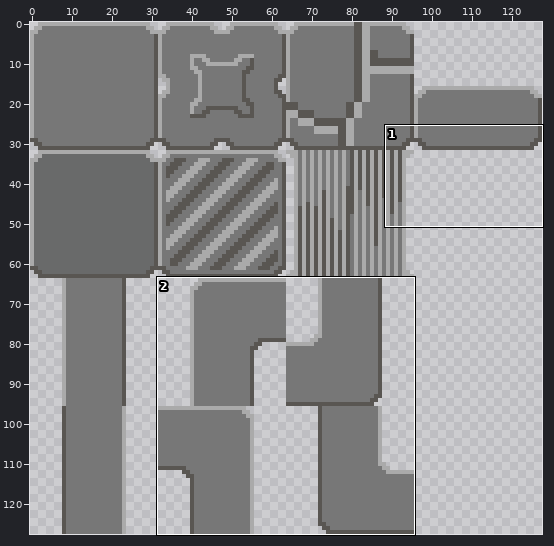
One commit to this sprite sheet: assets/sprites/tileset.png. Above: a wide view before the commit, with the close-up outlined.
Close-up. Before the edit:
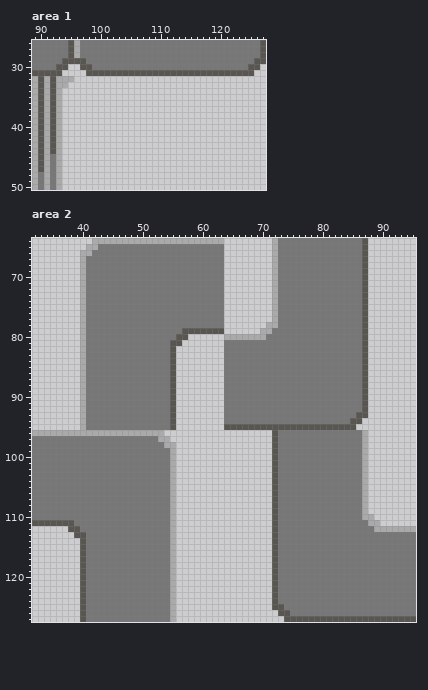
The file is 128x128 pixels. Shown: area 1: x 89..127, y 26..50; area 2: x 32..95, y 64..127.
And afterwards:
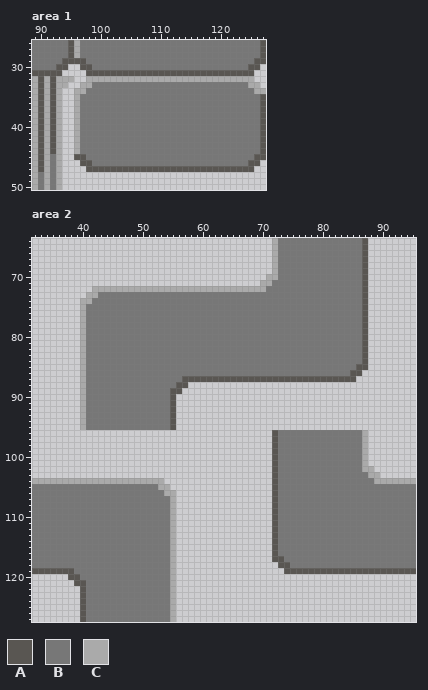
Palette (. is transparent): A #595652  B #777777  C #aaaaaa
What changed:
Area 1:
Colour A is added in rows 35 to 44 at x 127; in row 45 at x 96 to 97 and 126 to 127; in row 46 at x 97 to 98 and 125 to 126; in row 47 at x 98 to 125.
Colour B is added in row 33 at x 99 to 124; in row 34 at x 98 to 125; in rows 35 to 44 at x 97 to 126; in row 45 at x 98 to 125; in row 46 at x 99 to 124.
Colour C is added in row 32 at x 98 to 125; in row 33 at x 97 to 98 and 125 to 126; in row 34 at x 96 to 97 and 126 to 127; in rows 35 to 44 at x 96.
Area 2:
Colour A is added in row 87 at x 57 to 63; in row 88 at x 56 to 57; in row 89 at x 56; in row 119 at x 32 to 38; in row 120 at x 38 to 39; in row 121 at x 39.
Colour A replaces colour B in row 85 at x 86; in row 86 at x 85 to 86; in row 87 at x 64 to 85; in row 117 at x 73; in row 118 at x 73 to 74; in row 119 at x 74 to 95.
Colour B is added in row 72 at x 71; in rows 73 to 77 at x 64 to 71; in row 78 at x 64 to 70; in row 79 at x 64 to 69; in row 80 at x 58 to 63; in row 81 at x 57 to 63.
Colour B is added in rows 82 to 86 at x 56 to 63; in row 87 at x 56; in row 104 at x 88; in rows 105 to 109 at x 88 to 95; in row 110 at x 89 to 95; in row 111 at x 90 to 95.
Colour B is added in row 112 at x 32 to 37; in row 113 at x 32 to 38; in rows 114 to 118 at x 32 to 39; in row 119 at x 39.
Colour B replaces colour A in row 79 at x 57 to 63; in row 80 at x 56 to 57; in row 81 at x 55 to 56; in rows 82 to 88 at x 55; in row 111 at x 32 to 38; in row 112 at x 38 to 39.
Colour B replaces colour A in row 113 at x 39 to 40; in rows 114 to 120 at x 40.
Colour B replaces colour C in rows 71 to 77 at x 72; in row 78 at x 71 to 72; in row 79 at x 70 to 71; in row 80 at x 64 to 70; in rows 103 to 109 at x 87; in row 110 at x 87 to 88.
Colour B replaces colour C in row 111 at x 88 to 89; in row 112 at x 89 to 95.
Colour C is added in row 70 at x 71; in row 71 at x 70 to 71; in row 72 at x 64 to 70; in row 102 at x 88; in row 103 at x 88 to 89; in row 104 at x 89 to 95.
Colour C replaces colour B in row 72 at x 42 to 63; in row 73 at x 41 to 42; in row 74 at x 41; in row 104 at x 32 to 53; in row 105 at x 53 to 54; in row 106 at x 54.
Colour A is removed in rows 86 to 92 at x 87; in row 93 at x 86 to 87; in row 94 at x 85 to 86; in row 95 at x 64 to 85; in rows 118 to 124 at x 72; in row 125 at x 72 to 73.
Colour A is removed in row 126 at x 73 to 74; in row 127 at x 74 to 95.
Colour B is removed in row 65 at x 43 to 63; in row 66 at x 42 to 63; in rows 67 to 71 at x 41 to 63; in row 72 at x 41; in row 87 at x 86; in rows 88 to 92 at x 64 to 86.
Colour B is removed in row 93 at x 64 to 85; in row 94 at x 64 to 84; in row 97 at x 32 to 52; in row 98 at x 32 to 53; in rows 99 to 103 at x 32 to 54; in row 104 at x 54.
Colour B is removed in row 119 at x 73; in rows 120 to 124 at x 73 to 95; in row 125 at x 74 to 95; in row 126 at x 75 to 95.
Colour C is removed in row 64 at x 42 to 63; in row 65 at x 41 to 42; in row 66 at x 40 to 41; in rows 67 to 73 at x 40; in row 96 at x 32 to 53; in row 97 at x 53 to 54.
Colour C is removed in row 98 at x 54 to 55; in rows 99 to 105 at x 55.
